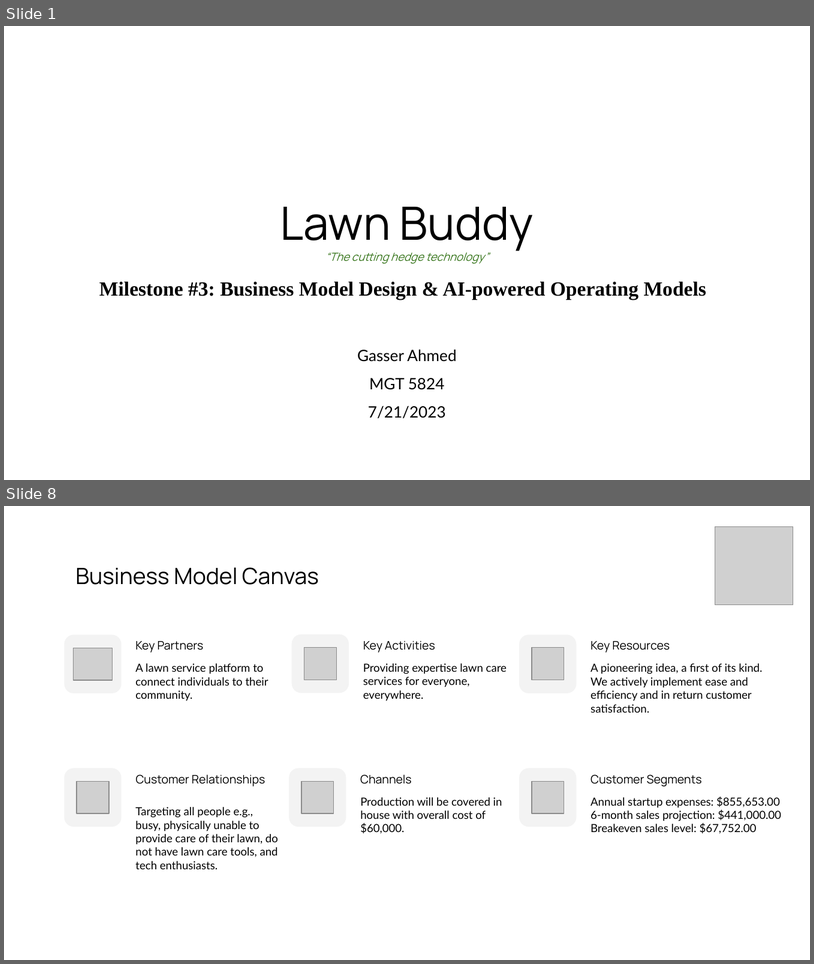
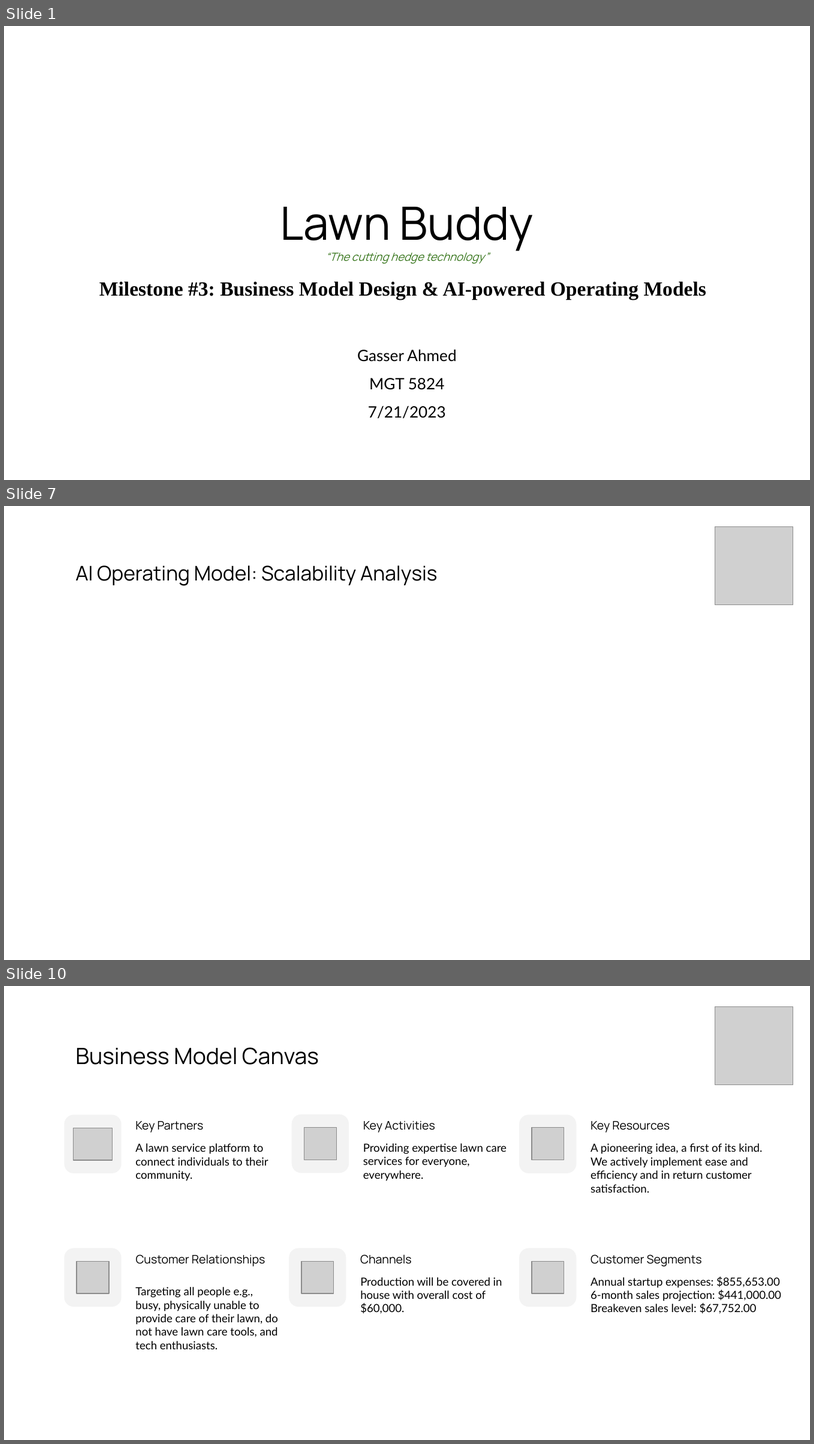
Before and after one commit to gasserahmed/VT-MIT, a slide deck: MGT5824-Tech-based Entrepreneurship/Assignments/Milestone #3 - Business Model Design & AI-powered Operating Models/gasser18-milestone3_slides.pptx. Shown one above the other, each under a label of ours: slides 1 and 8 before the commit, slides 1, 7 and 10 after it; the slides between them are not shown. The pictures are 814x964 and 814x1444 pixels, drawn with LibreOffice and Linux fonts; fonts in the diff are those of the drawing; grey boxes stand for pictures. Boxes give left, top, right and bottom in pixels: in the first picture for what was removed or moved away, otherwise in the second. Text is boxed around its words. In the diff, an @@ line names an element or a change of style, - is before the commit and + after.

Commit message:
Finished business model canvas part (with recording) in Milestone 3

```diff
--- a/MGT5824-Tech-based Entrepreneurship/Assignments/Milestone #3 - Business Model Design & AI-powered Operating Models/gasser18-milestone3_slides.pptx
+++ b/MGT5824-Tech-based Entrepreneurship/Assignments/Milestone #3 - Business Model Design & AI-powered Operating Models/gasser18-milestone3_slides.pptx
@@ slide 7 added at <box>4,506,810,960</box>, background #FFFFFF @@
@@ picture added at <box>715,527,794,605</box> @@
@@ title added at <box>75,565,438,586</box>, 18 pt, text #000000 @@
+AI Operating Model: Scalability Analysis
@@ what was slide 8 is now slide 10 @@
```
Also in this commit, not shown: 5 slides changed, 1 other slide added, 1 other file.
